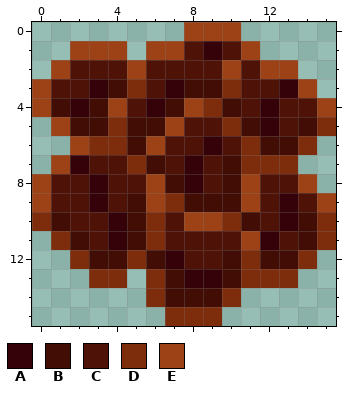
Edited in one commit: pixel-art sprite (assets/images/meteor_small.png). Above: the version before the commit.
The file is 16x16 pixels.
Palette (. is transparent): A #36020a  B #420d05  C #4f1207  D #7d2c0c  E #9c4216
Pixels before, first column x 0:
 0 ........EEE.....
 1 ..EEE.EECACE....
 2 .ECCCECCCCECEE..
 3 ECCABDCABBDCCAE.
 4 EBABECABEDBCACCE
 5 .EBBDBBECCDBACBD
 6 ..EDDBECCACDBBD.
 7 .EACCDBCACBDDD..
 8 ECCACCEBACBECCE.
 9 ECCACBEDBBBECACE
10 DBCCABDCEEDBCABD
11 .DBCABDCCCCEACBD
12 ..DBBDBACCBDBBD.
13 ...DD.DBAABDDD..
14 ......DBBBD.....
15 .......DDD......
After the commit:
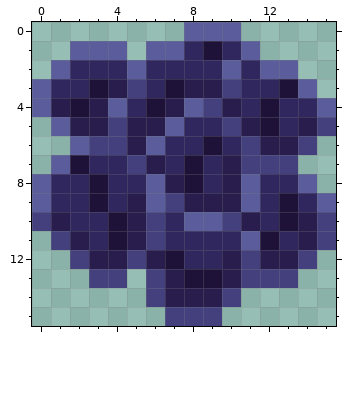
From the commit log: Add meteor-tail particles; Fix meteor collision shapes.
Changes in this commit:
colour A: #36020a -> #1e1238
colour B: #420d05 -> #281d4d
colour C: #4f1207 -> #2f275e
colour D: #7d2c0c -> #44407d
colour E: #9c4216 -> #5a5c9c
Where, in picture pixels (left, top, right, bottom), the same in both pictures:
changed: (32, 22, 336, 326)
